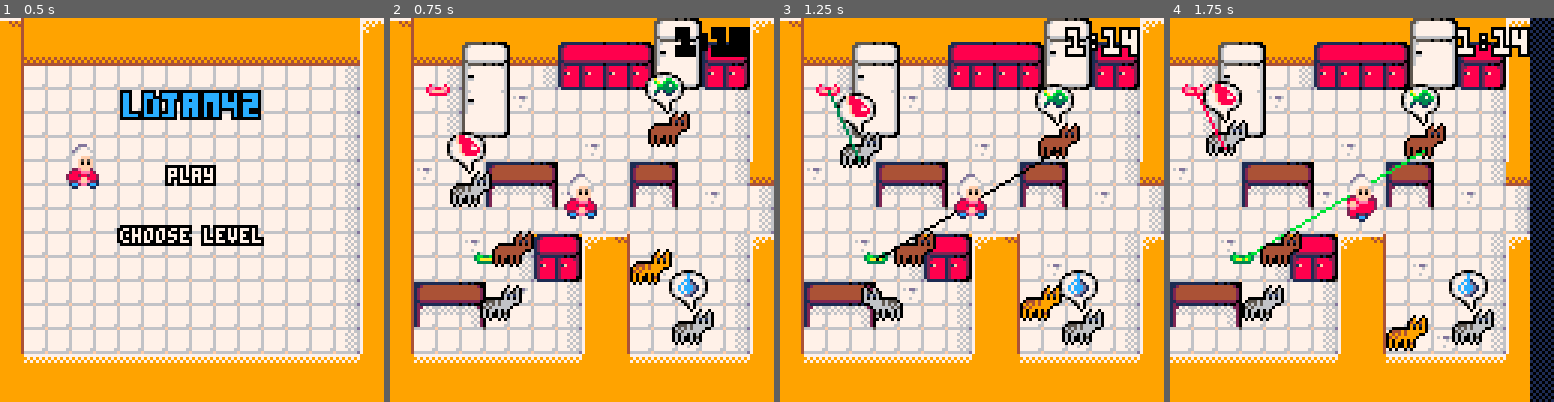
Above: before the commit, frames 1-4 (left to right).
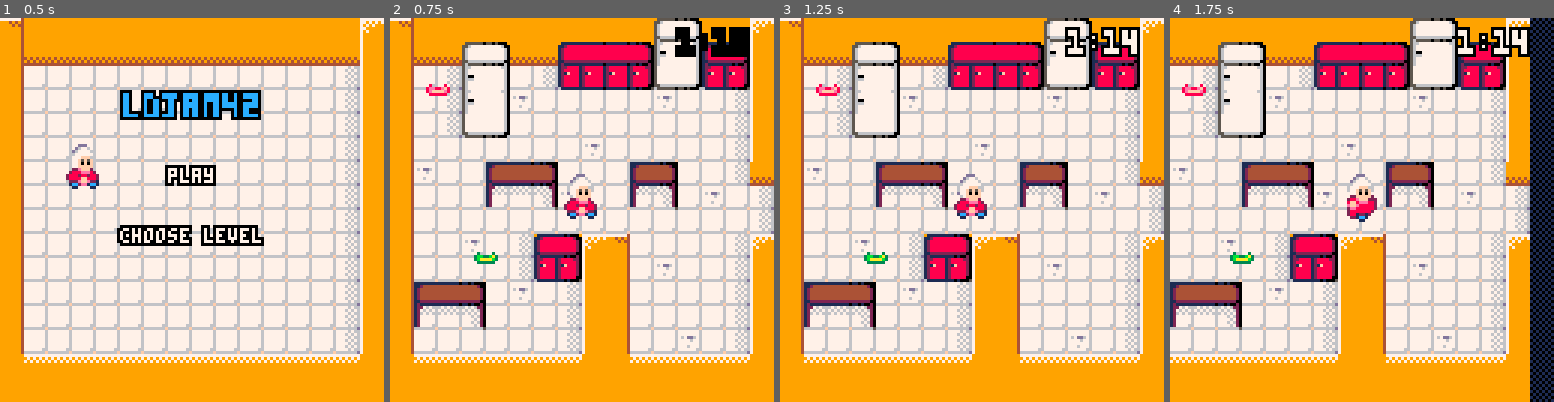
Above: after the commit, the same moments.

Repository: escargames/Cat-Lady-Simulator
Game: PICO-8 cartridge catlady.p8
The game is run twice, just before and just after one commit, with the same random seed, the same clock (stepped at 60 frames per second) and the same inputs.
Inputs:
- Up to frame 1 (0.5 s): no input
- Up to frame 2 (0.75 s): tap O (Z key) at 0.7 s
- Up to frame 3 (1.25 s): no input
- Up to frame 4 (1.75 s): hold Right from 1.6 s (still down); hold P2 Left from 1.6 s (still down); tap O (Z key) at 1.7 s

Frame 1 is identical in both runs. In frame 2, 5.3% of the frame differs, in the area x 14-85%, y 14-86%; in frame 3, 5.6%; in frame 4, 5.7%, in the area x 6-85%, y 16-87%.

Commit message:
Do not spawn all cats at the beginning (press tab instead).

Diff:
--- a/catlady.p8
+++ b/catlady.p8
@@ -148,12 +148,12 @@
     if level == 1 then
         stimer = {min = 1, sec = 15}
         splayer = {x = 64, y = 64, dir = false, spd = 2}
-        scats = { {x = 26, y = 60, color = 1, dir = false, want = 0},
-             {x = 92, y = 40, color = 2, dir = false, want = 1},
-             {x = 86, y = 86, color = 3, dir = false},
-             {x = 40, y = 80, color = 2, dir = false},
-             {x = 36, y = 98, color = 1, dir = false},
-             {x = 100, y = 106, color = 1, dir = false, want = 2} }
+        scats = { {x = 26, y = 60},
+                  {x = 92, y = 40},
+                  {x = 86, y = 86},
+                  {x = 40, y = 80},
+                  {x = 36, y = 98},
+                  {x = 100, y = 106} }
         sspd = 1
         sbowls = { { cx = 1.5, cy = 2.5, color = 0 },
                    { cx = 3.5, cy = 9.5, color = 1 } }
@@ -162,15 +162,11 @@
 end
 
 function begin_play()
-    local desc = make_level(level)
+    desc = make_level(level)
     timer = {min = desc.timer.min, sec = desc.timer.sec}
     player = {x = desc.player.x, y = desc.player.y, dir = desc.player.dir, spd = desc.player.spd, bob = 0, walk = 0}
 
     cats = {}
-    for i = 1, #desc.cats do
-        add(cats, {x = desc.cats[i].x, y = desc.cats[i].y, color = desc.cats[i].color, dir = desc.cats[i].dir, want = desc.cats[i].want})
-    end
-
     spd = desc.spd
 
     bowls = {}
@@ -180,6 +176,9 @@
 end
 
 function update_play()
+    -- add a cat by pressing tab
+    if btnp(4, 1) then add_cat() end
+
     update_player()
     update_cats()
 end
@@ -264,6 +263,13 @@
 --
 -- cats
 --
+
+function add_cat()
+    -- spawn a cat at a random location found in desc.cats
+    local startid = 1 + flr(rnd(#desc.cats))
+    local catdesc = desc.cats[startid]
+    add(cats, {x = catdesc.x, y = catdesc.y, color = flr(1 + rnd(3)), dir = rnd() > 0.5})
+end
 
 function update_cats()
     for i = 1,#cats do
